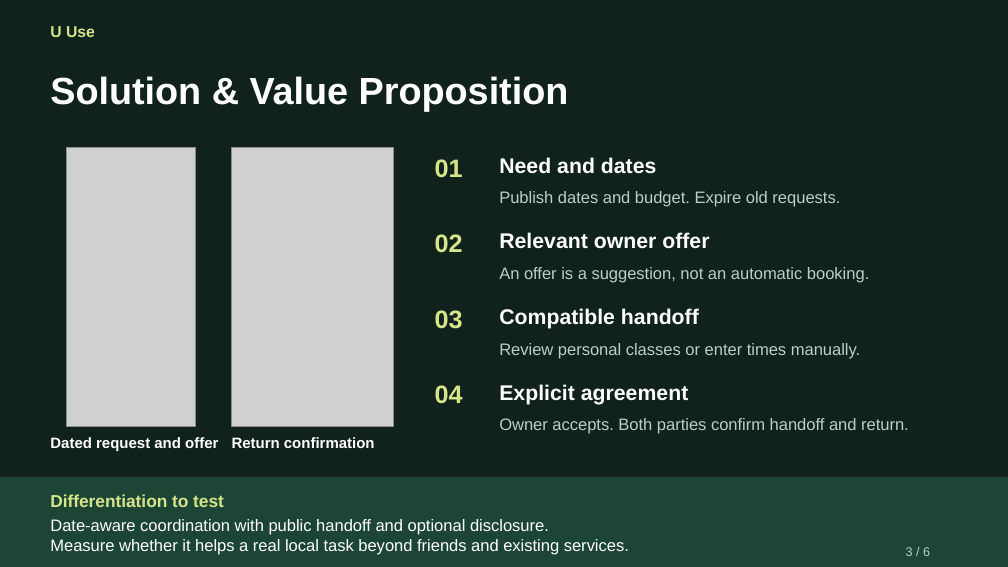
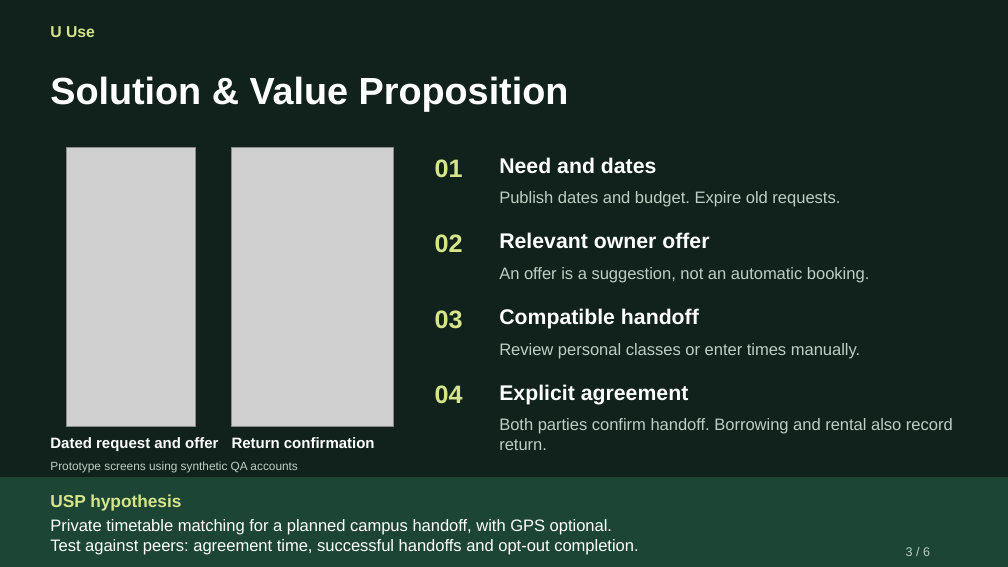
Before and after one commit to Rita020903/U-Use, a slide deck: slide 3 of A1_Current/UUse_A1_6_Slides.pptx. Drawn at 1008x567 pixels with LibreOffice and Linux fonts; fonts in the diff are those of the drawing; grey boxes stand for pictures. Boxes give left, top, right and bottom in pixels: in the first picture for what was removed or moved away, otherwise in the second. Text is boxed around its words. In the diff, an @@ line names an element or a change of style, - is before the commit and + after.

```diff
--- a/A1_Current/UUse_A1_6_Slides.pptx
+++ b/A1_Current/UUse_A1_6_Slides.pptx
@@ text at box(499, 418, 953, 450): text changed @@
-Owner accepts. Both parties confirm handoff and return.
+Both parties confirm handoff. Borrowing and rental also record return.
@@ text added at box(50, 461, 297, 473), 11.2 pt, text #BDCEC5 @@
+Prototype screens using synthetic QA accounts
@@ text at box(50, 494, 181, 510): text changed @@
-Differentiation to test
+USP hypothesis
@@ text at box(50, 519, 638, 555): text changed @@
-Date-aware coordination with public handoff and optional disclosure.
-Measure whether it helps a real local task beyond friends and existing services.
+Private timetable matching for a planned campus handoff, with GPS optional.
+Test against peers: agreement time, successful handoffs and opt-out completion.
```
Also in this commit, not shown: 5 other slides changed, 12 other files.
